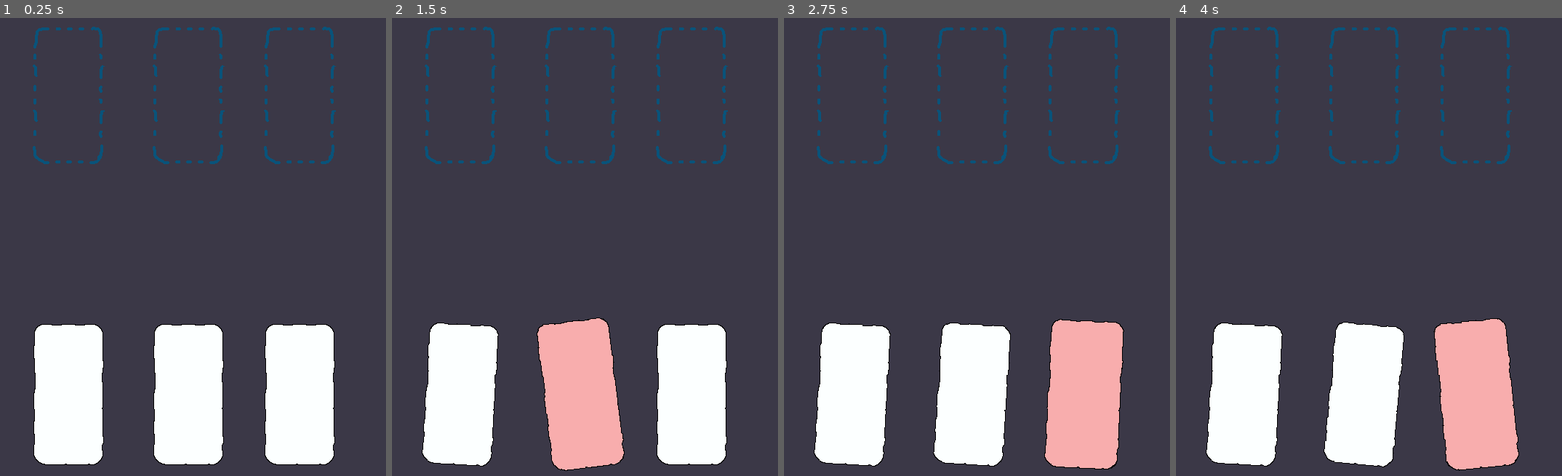
Above: before the commit, frames 1-4 (left to right).
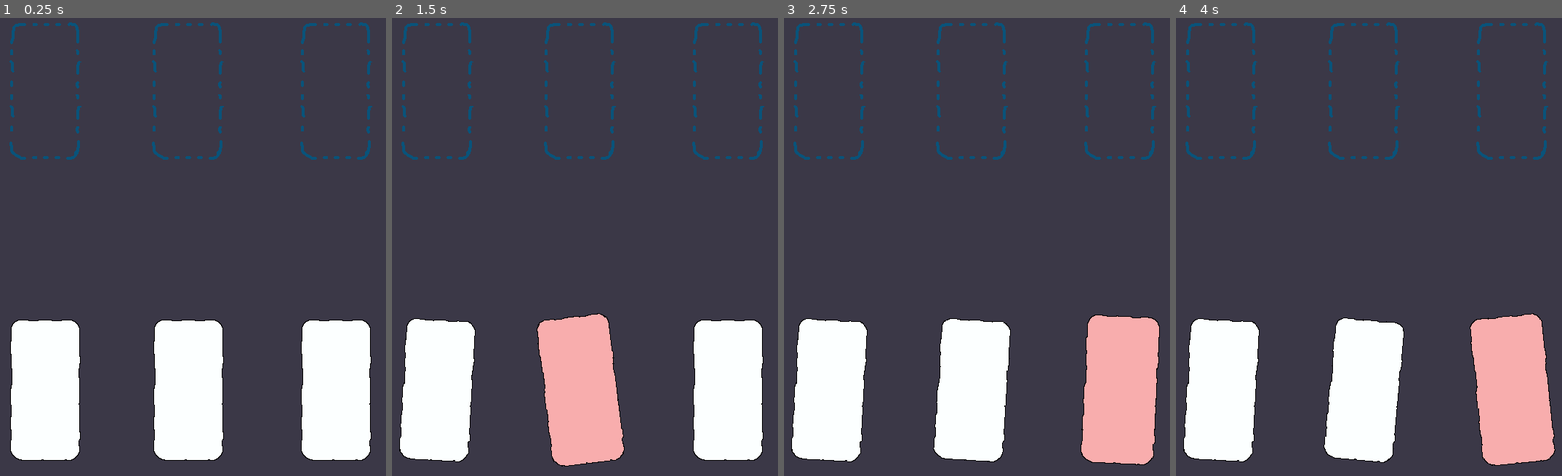
Above: after the commit, the same moments.

Repository: enricllagostera/card_system
Game: Godot game, scene res://TestScene.tscn
The game is run twice, just before and just after one commit, with the same random seed, the same clock (stepped at 60 frames per second) and the same inputs.
Inputs (mouse positions are in pixels of both pictures, inside the frame that each line leads up to):
- Up to frame 1 (0.25 s): no input
- Up to frame 2 (1.5 s): tap Enter at 0.5 s; move the mouse to (461, 393) at 0.52 s; click (461, 393) at 0.67 s; tap Space at 1.25 s; move the mouse to (581, 393) at 1.27 s; click (581, 393) at 1.42 s
- Up to frame 3 (2.75 s): tap Enter at 2 s; move the mouse to (1085, 393) at 2.02 s; click (1085, 393) at 2.17 s
- Up to frame 4 (4 s): tap Space at 2.75 s; move the mouse to (1345, 370) at 2.77 s; click (1345, 370) at 2.92 s; tap Enter at 3.5 s; move the mouse to (1496, 338) at 3.52 s; click (1496, 338) at 3.67 s

The runs differ from the first frame. In frame 1, 13% of the frame differs, in the area x 2-97%, y 0-98%; in frame 2, 13%; in frame 3, 13%, in the area x 1-98%, y 0-99%; in frame 4, 13%.

Commit message:
files renamed; added card_placed signal to holder.

Diff:
--- a/TestScene.tscn
+++ b/TestScene.tscn
@@ -3,34 +3,37 @@
 [ext_resource path="res://card-system/card.tscn" type="PackedScene" id=1]
 [ext_resource path="res://card-system/holder.tscn" type="PackedScene" id=2]
 [ext_resource path="res://audio/cardPlace3.ogg" type="AudioStream" id=3]
-[ext_resource path="res://holder_sfx_player.gd" type="Script" id=4]
+[ext_resource path="res://sfx_player.gd" type="Script" id=4]
 
 [node name="TestScene" type="Node2D"]
+__meta__ = {
+"_edit_vertical_guides_": [ 50.1418, 550.0 ]
+}
 
 [node name="Holder" parent="." instance=ExtResource( 2 )]
-margin_left = 81.8039
-margin_top = 86.2991
-margin_right = 181.804
-margin_bottom = 286.299
+margin_left = 50.0
+margin_top = 80.0
+margin_right = 150.0
+margin_bottom = 280.0
 
 [node name="Holder2" parent="." instance=ExtResource( 2 )]
-margin_left = 246.562
-margin_top = 86.2991
-margin_right = 346.562
-margin_bottom = 286.299
+margin_left = 246.42
+margin_top = 80.0
+margin_right = 346.42
+margin_bottom = 280.0
 
 [node name="Holder3" parent="." instance=ExtResource( 2 )]
-margin_left = 400.285
-margin_top = 86.2991
-margin_right = 500.285
-margin_bottom = 286.299
+margin_left = 450.0
+margin_top = 80.0
+margin_right = 550.0
+margin_bottom = 280.0
 capacity = 2
 
 [node name="CardDrag" parent="." instance=ExtResource( 1 )]
-margin_left = 81.8039
-margin_top = 495.845
-margin_right = 181.804
-margin_bottom = 695.845
+margin_left = 50.1418
+margin_top = 490.0
+margin_right = 150.142
+margin_bottom = 690.0
 
 [node name="CardDrag2" parent="." instance=ExtResource( 1 )]
 anchor_left = 0.5
@@ -38,19 +41,19 @@
 anchor_right = 0.5
 anchor_bottom = 0.5
 margin_left = 246.562
-margin_top = 495.845
+margin_top = 490.0
 margin_right = 346.562
-margin_bottom = 695.845
+margin_bottom = 690.0
 
 [node name="CardDrag3" parent="." instance=ExtResource( 1 )]
-margin_left = 400.285
-margin_top = 495.845
-margin_right = 500.285
-margin_bottom = 695.845
+margin_left = 450.0
+margin_top = 489.546
+margin_right = 550.0
+margin_bottom = 689.546
 
-[node name="AudioStreamPlayer" type="AudioStreamPlayer" parent="."]
+[node name="CardAddedSFXPlayer" type="AudioStreamPlayer" parent="."]
 stream = ExtResource( 3 )
 script = ExtResource( 4 )
-[connection signal="card_added" from="Holder" to="AudioStreamPlayer" method="_on_event_happened"]
-[connection signal="card_added" from="Holder2" to="AudioStreamPlayer" method="_on_event_happened"]
-[connection signal="card_added" from="Holder3" to="AudioStreamPlayer" method="_on_event_happened"]
+[connection signal="card_placed" from="Holder" to="CardAddedSFXPlayer" method="_on_event_happened"]
+[connection signal="card_placed" from="Holder2" to="CardAddedSFXPlayer" method="_on_event_happened"]
+[connection signal="card_placed" from="Holder3" to="CardAddedSFXPlayer" method="_on_event_happened"]
--- a/card-system/card.gd
+++ b/card-system/card.gd
@@ -1,16 +1,12 @@
 extends Control
-
 
 class_name Card
 
-
 const INTERACTION_ROTATION_RANGE := 8.0
-
 
 var _is_grabbing
 var _cursor_over
 var _grabbed_offset
-
 
 signal card_picked
 signal card_dropped
@@ -67,6 +63,7 @@
 	if area is HolderArea:
 		area.holder.emit_signal("card_entered", self)
 
+
 func _on_card_exited_area(area):
 	if area is HolderArea:
 		area.holder.emit_signal("card_exited", self)
--- a/card-system/holder.gd
+++ b/card-system/holder.gd
@@ -1,21 +1,16 @@
 extends Control
-
 
 class_name Holder
 
-
-var _is_hover = false
-var _is_on_holder = false
 var _cards = []
-
 
 export(int) var capacity = 1
 export(bool) var snap_on_drop = true
 
-
 signal card_added
 signal card_entered
 signal card_exited
+signal card_placed
 signal card_removed
 
 
@@ -24,7 +19,6 @@
 	$Sensor.holder = self
 	$Sensor.position = rect_pivot_offset
 	$Visual.rect_pivot_offset = rect_pivot_offset
-	_is_hover = false
 	connect("card_entered", self, "_on_card_entered")
 	connect("card_exited", self, "_on_card_exited")
 	connect("card_removed", self, "_on_card_removed")
@@ -58,6 +52,7 @@
 	if not has_card(card):
 		card.connect("card_dropped", self, "_on_card_dropped")
 
+
 func _on_card_exited(card):
 	if not has_card(card):
 		card.disconnect("card_dropped", self, "_on_card_dropped")
@@ -74,11 +69,10 @@
 
 func _on_card_dropped(card):
 	print("card dropped: ", str(card))
-
+	emit_signal("card_placed")
 	if not has_card(card) and _cards.size() + 1 <= capacity:
 		_add_card(card)
 		return
-
 	if has_card(card):
 		if card.overlaps(self):
 			print("card already on holder: ", str(card))
--- a/project.godot
+++ b/project.godot
@@ -23,11 +23,17 @@
 "class": "HolderArea",
 "language": "GDScript",
 "path": "res://card-system/holder_area.gd"
+}, {
+"base": "AudioStreamPlayer",
+"class": "SfxPlayer",
+"language": "GDScript",
+"path": "res://sfx_player.gd"
 } ]
 _global_script_class_icons={
 "Card": "",
 "Holder": "",
-"HolderArea": ""
+"HolderArea": "",
+"SfxPlayer": ""
 }
 
 [application]
--- a/holder_sfx_player.gd
+++ b/sfx_player.gd
@@ -1,4 +1,6 @@
 extends AudioStreamPlayer
+
+class_name SfxPlayer
 
 export(float) var offset = 0.36
 export(float) var pitch_variation_range = 0.2
